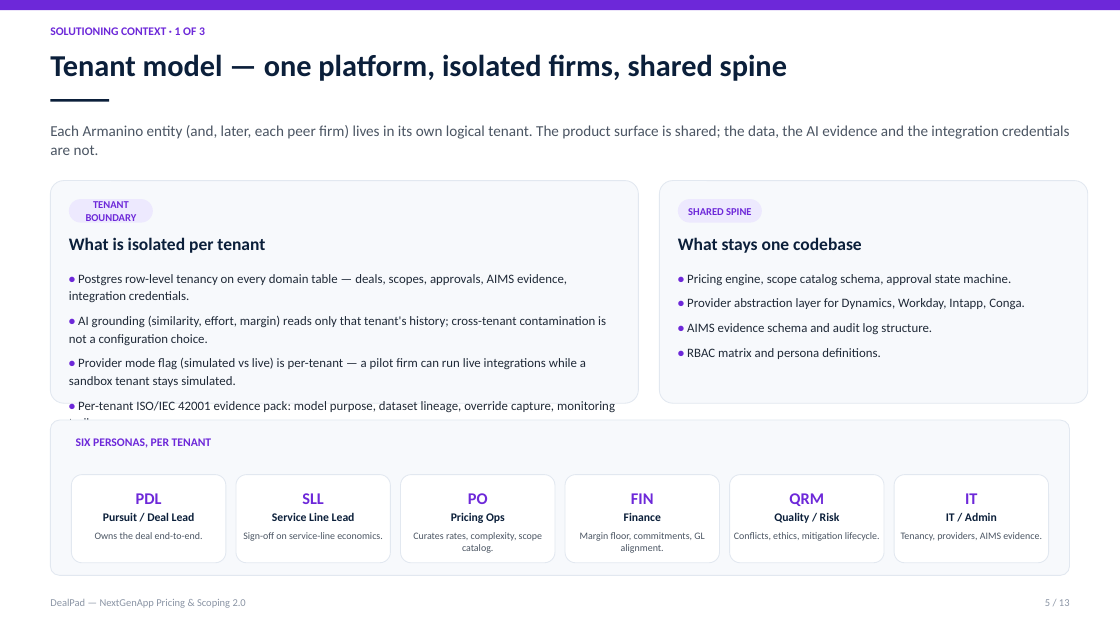
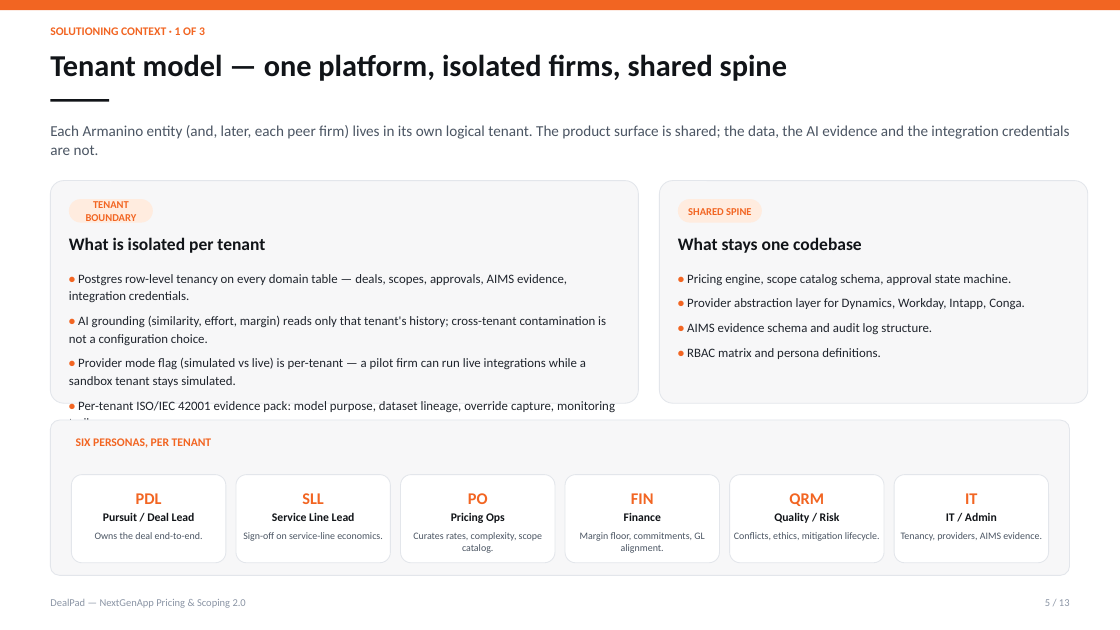
Before and after one commit to dhan99/NextGenPricing2, a slide deck: slide 5 of attached_assets/DealPad_10min_PS_Demo.pptx. Drawn at 1120x630 pixels with LibreOffice and Linux fonts; fonts in the diff are those of the drawing. Boxes give left, top, right and bottom in pixels: in the first picture for what was removed or moved away, otherwise in the second. Text is boxed around its words. In the diff, an @@ line names an element or a change of style, - is before the commit and + after.

```diff
--- a/attached_assets/DealPad_10min_PS_Demo.pptx
+++ b/attached_assets/DealPad_10min_PS_Demo.pptx
@@ rectangle at bbox=[0, 0, 1120, 10]: fill #6D28D9 to #F26522 @@
@@ rectangle at bbox=[50, 99, 109, 102]: fill #0B1F3A to #111418 @@
@@ rounded rectangle at bbox=[69, 199, 153, 223]: fill #EDE9FE to #FFECDF @@
@@ rounded rectangle at bbox=[678, 199, 762, 223]: fill #EDE9FE to #FFECDF @@
@@ text "• Postgres row-level tenancy on ..." at bbox=[69, 274, 615, 420]: text colour #6D28D9 to #F26522 in "•", "•", "•", "•"; text colour #1F2937 to #1F242C @@
@@ text "• Pricing engine, scope catalog ..." at bbox=[687, 274, 1025, 359]: text colour #6D28D9 to #F26522 in "•", "•", "•", "•"; text colour #1F2937 to #1F242C @@
@@ fill #F7F9FC to #F7F7F8; outline #E2E8F0 0.75 pt to #E3E6EB 0.75 pt in 3 elements at bbox=[50, 181, 639, 403], bbox=[660, 181, 1088, 403], bbox=[50, 420, 1070, 576] @@
@@ outline #E2E8F0 0.75 pt to #E3E6EB 0.75 pt in 6 elements at bbox=[71, 475, 226, 563], bbox=[236, 475, 391, 563], bbox=[401, 475, 555, 563], bbox=[565, 475, 720, 563], bbox=[730, 475, 885, 563], bbox=[894, 475, 1049, 563] @@
@@ text colour #6D28D9 to #F26522 in 10 elements at bbox=[50, 27, 205, 35], bbox=[86, 201, 137, 221], bbox=[688, 208, 751, 215], bbox=[76, 438, 212, 448], bbox=[136, 493, 162, 504], bbox=[302, 493, 324, 504], bbox=[468, 493, 488, 504], bbox=[631, 493, 654, 504], bbox=[789, 493, 824, 506], bbox=[965, 493, 977, 504] @@
@@ text colour #0B1F3A to #111418 in 9 elements at bbox=[50, 54, 787, 81], bbox=[69, 237, 265, 253], bbox=[678, 237, 862, 253], bbox=[103, 512, 195, 521], bbox=[272, 513, 355, 521], bbox=[451, 513, 505, 523], bbox=[624, 513, 661, 521], bbox=[774, 512, 840, 523], bbox=[946, 513, 997, 521] @@
```
Also in this commit, not shown: 12 other slides changed, 2 other files.
